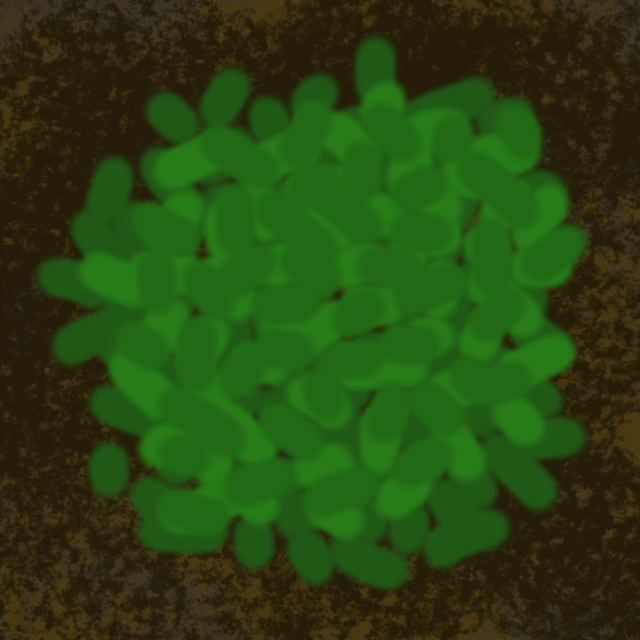
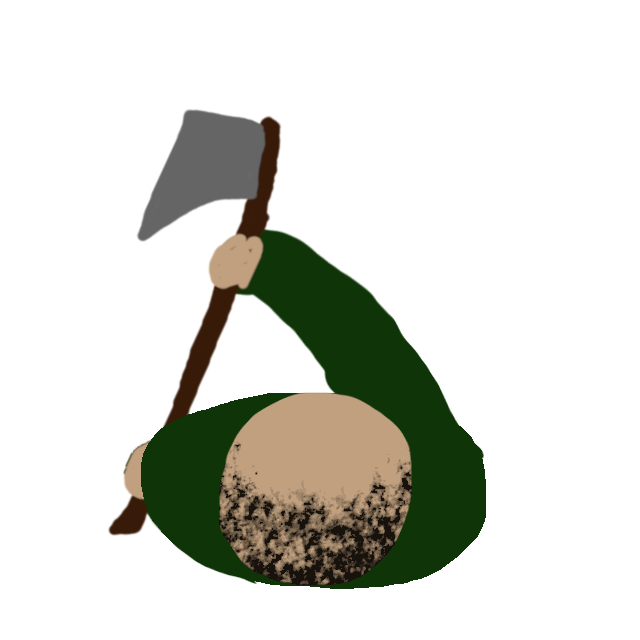
The second (640, 640) image is a revision of the first. Changes to its layers:
added group "Player #1" with 5 layers above "Vision Cone" over [107,108,607,589]
added layer "Player Head" in group "Player #1" over [219,392,412,585]
added layer "Player Shoulders" in group "Player #1" over [141,393,486,589]
added layer "Transformation" in group "Player #1" over [107,108,485,585]
hid group "Leaves" (3 layers) over [30,29,594,595]
hid "Trunk" over [239,244,410,401]
hid "Dirt" over [0,0,640,640]
